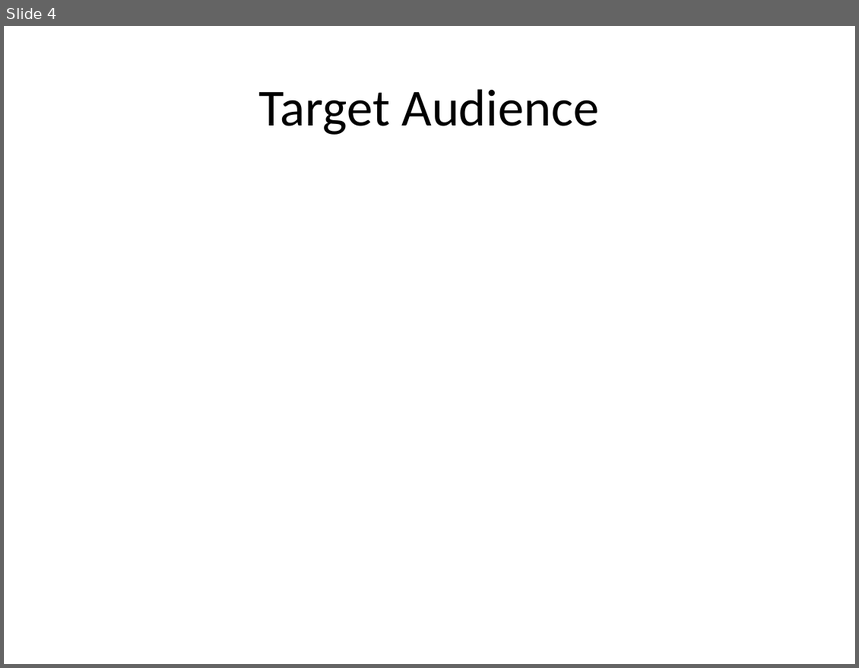
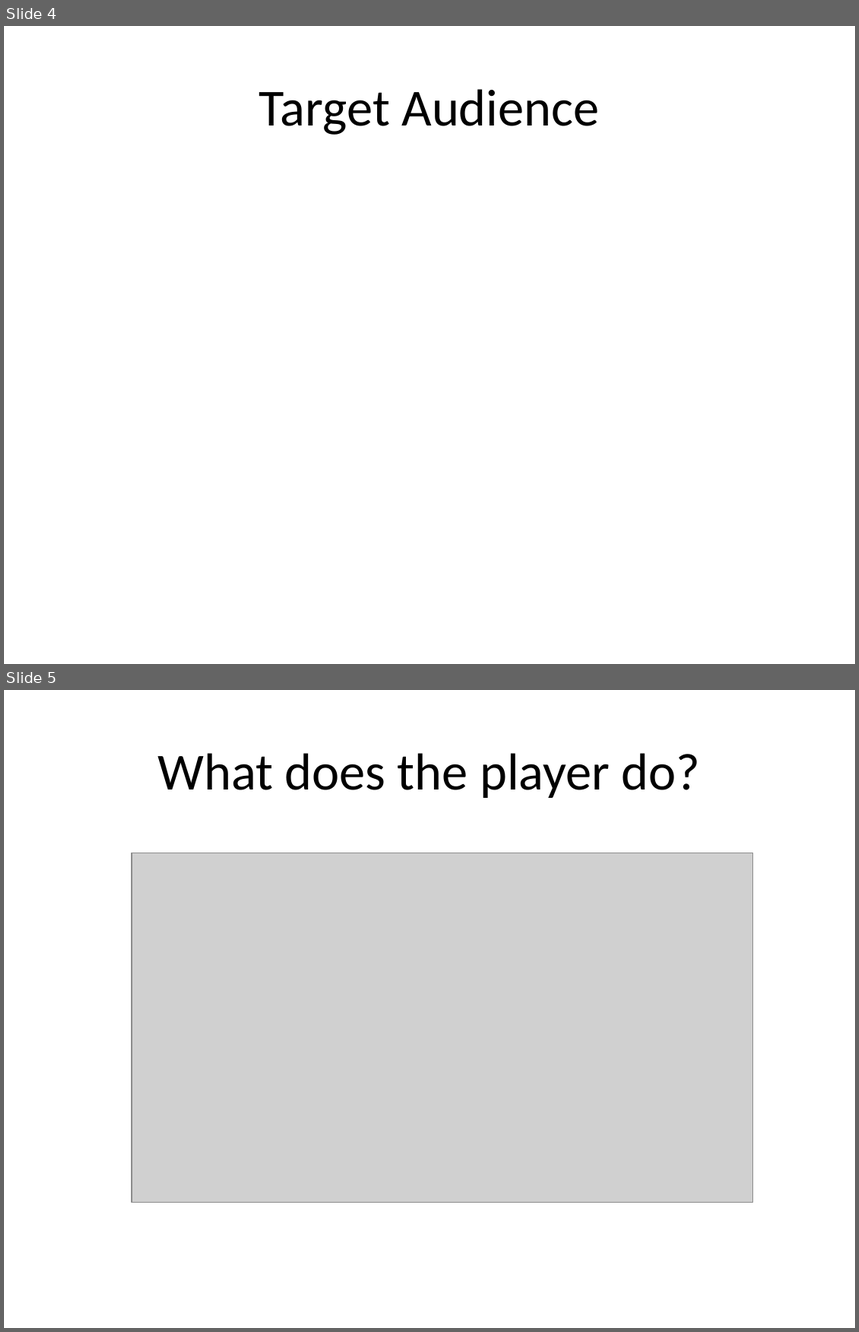
Before and after one commit to UoSGamesGroups/first-semester-lvl4-5-group-7, a slide deck: Powerpoints/Presentation-01-WIP.pptx. Shown one above the other, each under a label of ours: slide 4 before the commit, slides 4 and 5 after it. The pictures are 859x668 and 859x1332 pixels, drawn with LibreOffice and Linux fonts; fonts in the diff are those of the drawing; grey boxes stand for pictures. Boxes give left, top, right and bottom in pixels: in the first picture for what was removed or moved away, otherwise in the second. Text is boxed around its words. In the diff, an @@ line names an element or a change of style, - is before the commit and + after.

```diff
--- a/Powerpoints/Presentation-01-WIP.pptx
+++ b/Powerpoints/Presentation-01-WIP.pptx
@@ slide 5 added at box(4, 690, 855, 1328), background #FFFFFF @@
@@ title added at box(158, 753, 701, 798), 44 pt, text #000000 @@
+What does the player do?
@@ picture added at box(132, 853, 753, 1202) @@
```
Also in this commit, not shown: 1 slide changed, 2 other slides added, 4 slides removed.
